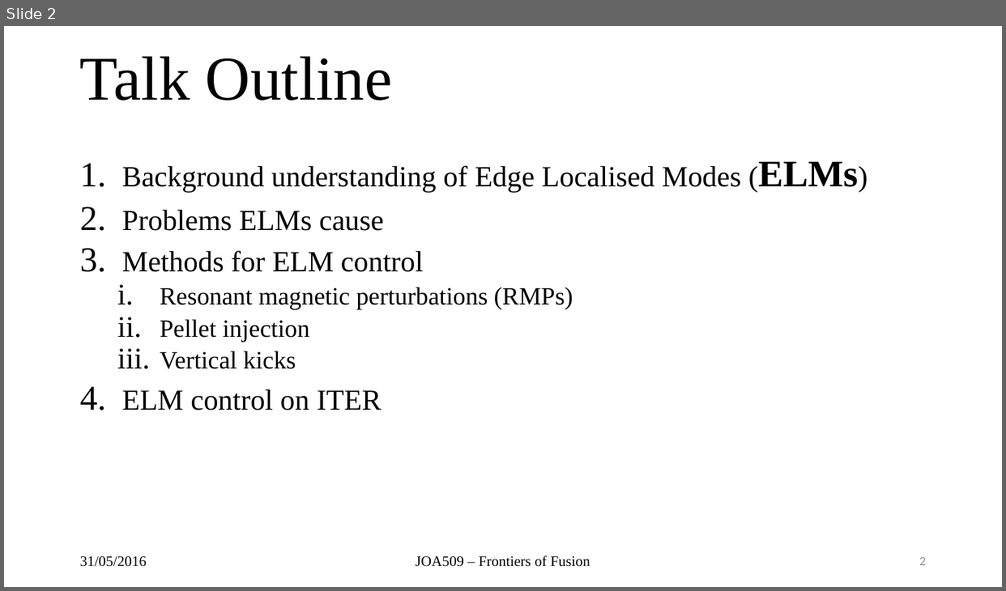
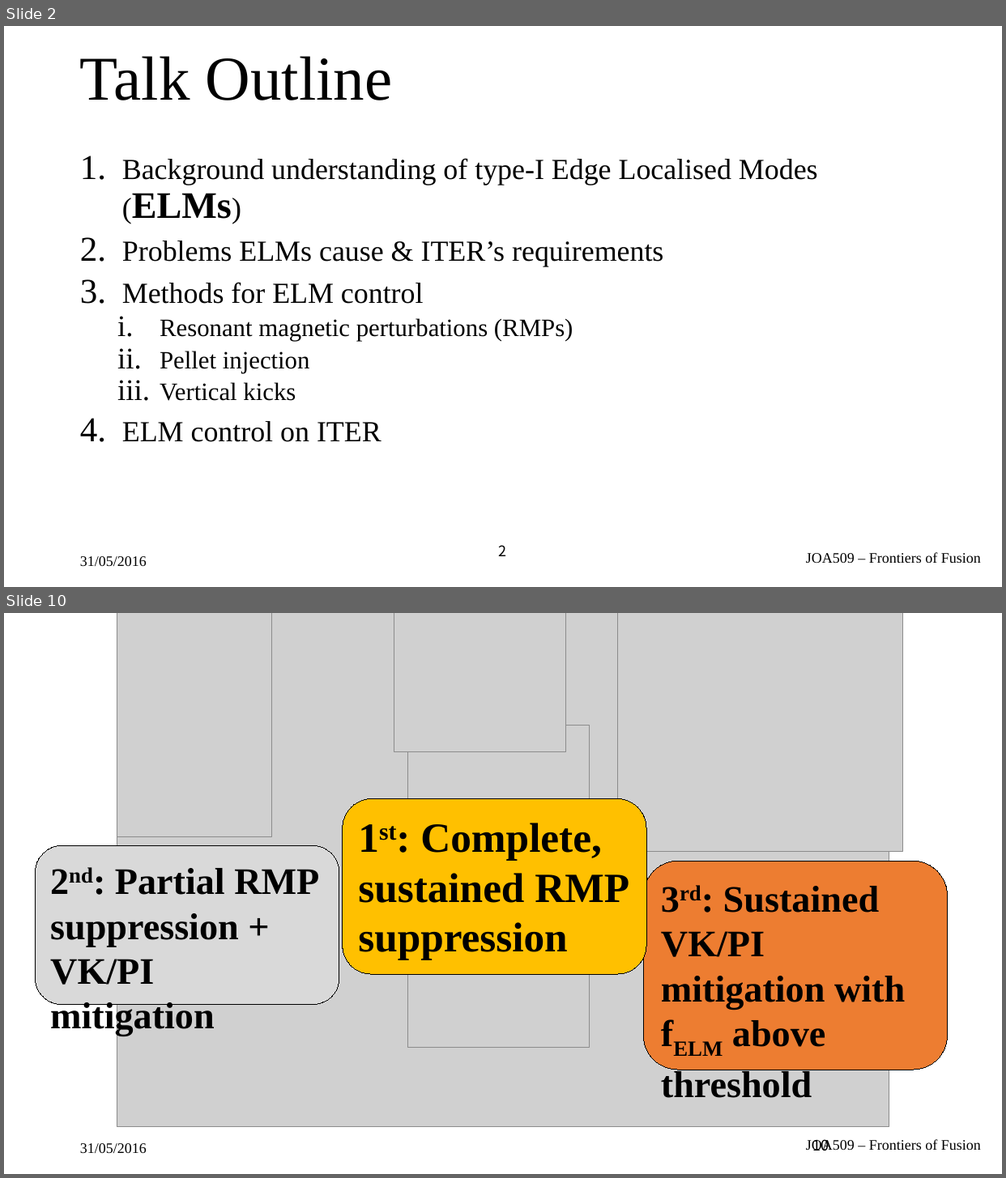
Before and after one commit to airdas/FFessay, a slide deck: Presentation/elmz.pptx. Shown one above the other, each under a label of ours: slide 2 before the commit, slides 2 and 10 after it; the slides between them are not shown. The pictures are 1006x591 and 1006x1178 pixels, drawn with LibreOffice and Linux fonts; fonts in the diff are those of the drawing; grey boxes stand for pictures; background and template pictures are left out. Boxes give left, top, right and bottom in pixels: in the first picture for what was removed or moved away, otherwise in the second. Text is boxed around its words. In the diff, an @@ line names an element or a change of style, - is before the commit and + after.

```diff
--- a/Presentation/elmz.pptx
+++ b/Presentation/elmz.pptx
@@ slide 10 added at (x1=4, y1=613, x2=1002, y2=1174), background picture (left out) @@
@@ group added at (x1=117, y1=613, x2=902, y2=1127): 5 pictures @@
@@ rounded rectangle added at (x1=343, y1=798, x2=646, y2=974), fill #FFC000, outline #000000 0.75 pt, 40 pt, text #000000, bold @@
+1st: Complete, sustained RMP suppression
@@ rounded rectangle added at (x1=36, y1=845, x2=339, y2=1004), fill #D9D9D9, outline #000000 0.75 pt, 36 pt, text #000000, bold @@
+2nd: Partial RMP suppression + VK/PI mitigation
@@ rounded rectangle added at (x1=643, y1=861, x2=948, y2=1070), fill #ED7D31, outline #000000 0.75 pt, 36 pt, text #000000, bold @@
+3rd: Sustained VK/PI mitigation with fELM above threshold
@@ text added at (x1=80, y1=1144, x2=147, y2=1153), 14 pt, text #000000 @@
+31/05/2016
@@ text added at (x1=806, y1=1139, x2=981, y2=1151), 14 pt, text #000000 @@
+JOA509 – Frontiers of Fusion
@@ page number added at (x1=813, y1=1139, x2=829, y2=1151), 14 pt, text #000000 @@
+10
@@ slide 2 changed as well @@
@@ text at (x1=122, y1=158, x2=818, y2=267): text changed @@
-1. Background understanding of Edge Localised Modes (ELMs)
-2. Problems ELMs cause
+1. Background understanding of type-I Edge Localised Modes (ELMs)
+2. Problems ELMs cause & ITER’s requirements
@@ page number moved from (x1=919, y1=557, x2=926, y2=565) to (x1=499, y1=545, x2=507, y2=557) @@
@@ page number at (x1=499, y1=545, x2=507, y2=557): size 12 to 14 pt, font Calibri to Noto Sans CJK KR, text colour #8C8C8C to #000000; alignment right to centre; vertical alignment middle to top @@
@@ text "JOA509 – Frontiers of Fusion" moved from (x1=415, y1=556, x2=590, y2=566) to (x1=806, y1=552, x2=981, y2=563) @@
@@ text "JOA509 – Frontiers of Fusion" at (x1=806, y1=552, x2=981, y2=563): alignment centre to right; vertical alignment middle to top @@
```
Also in this commit, not shown: 4 other slides changed, 5 other slides added, 3 other files.
